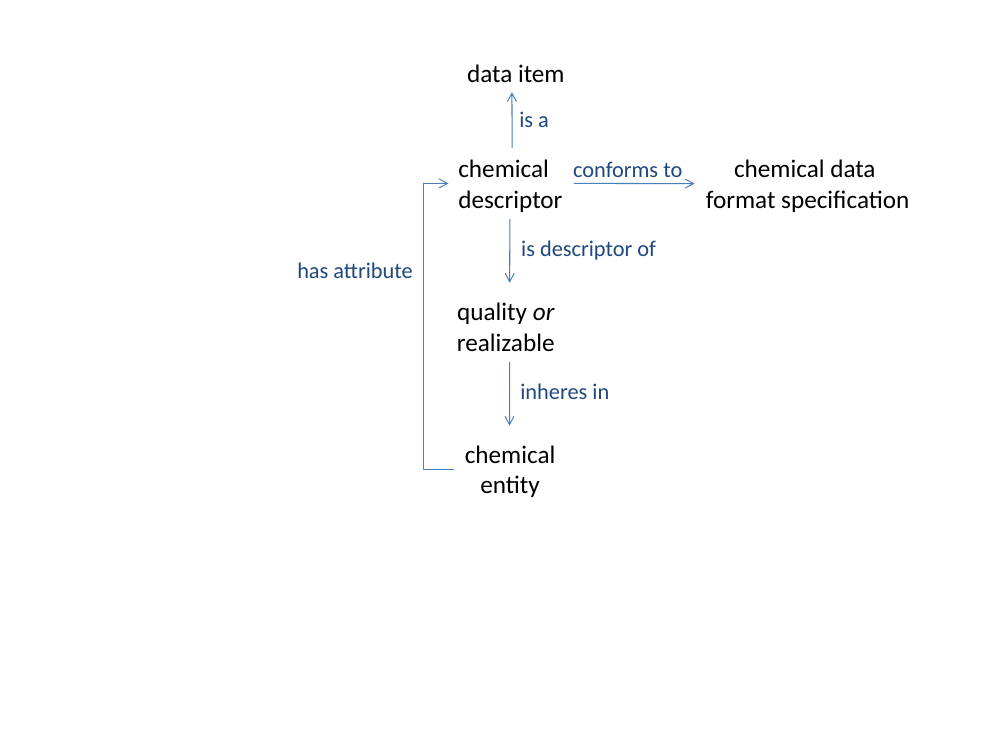
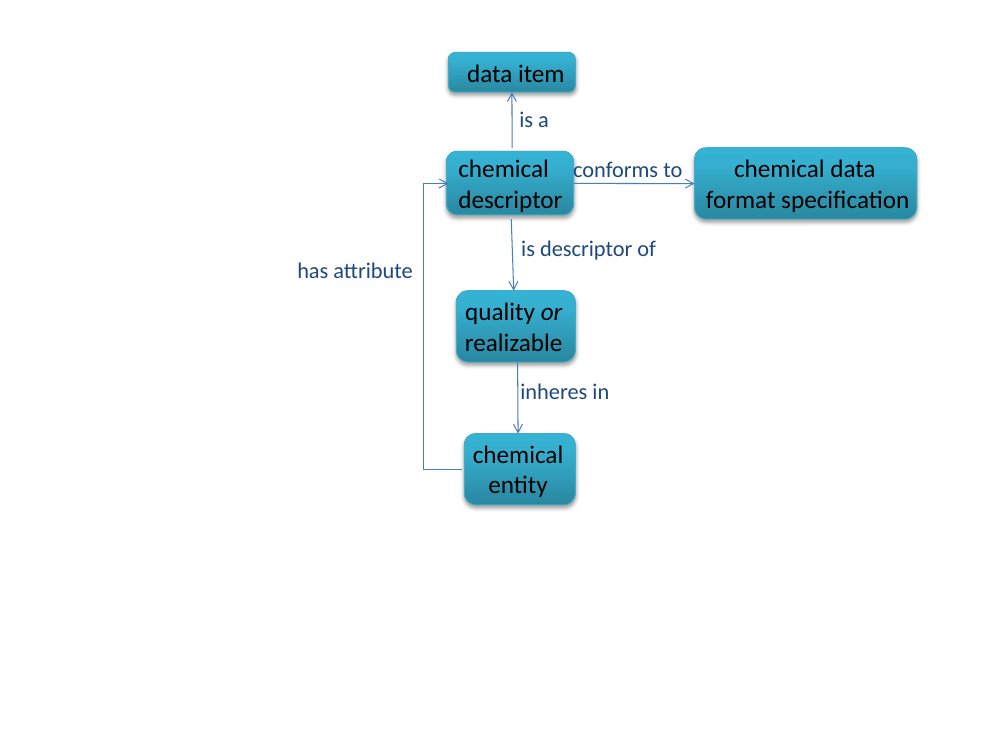
Before and after one commit to semanticchemistry/semanticchemistry, a slide deck: slide 1 of trunk/documentation/images/diagrams.pptx. Drawn at 1008x756 pixels with LibreOffice and Linux fonts; fonts in the diff are those of the drawing. Boxes give left, top, right and bottom in pixels: in the first picture for what was removed or moved away, otherwise in the second. Text is boxed around its words. In the diff, an @@ line names an element or a change of style, - is before the commit and + after.

```diff
--- a/trunk/documentation/images/diagrams.pptx
+++ b/trunk/documentation/images/diagrams.pptx
@@ rounded rectangle added at (x1=449, y1=52, x2=576, y2=92), fill gradient #2A88A2 to #37B1D2 to #34B4D6, outline #46AAC5 0.75 pt @@
@@ rounded rectangle added at (x1=695, y1=148, x2=916, y2=220), fill gradient #2A88A2 to #37B1D2 to #34B4D6, outline #46AAC5 0.75 pt @@
@@ rounded rectangle added at (x1=447, y1=151, x2=574, y2=215), fill gradient #2A88A2 to #37B1D2 to #34B4D6, outline #46AAC5 0.75 pt @@
@@ elbow arrow moved from (455, 469) - (449, 183) to (462, 469) - (449, 183) @@
@@ arrow moved from (510, 220) - (510, 283) to (511, 219) - (514, 290) @@
@@ text "quality or" moved from (x1=457, y1=302, x2=555, y2=351) to (x1=465, y1=302, x2=563, y2=351) @@
@@ rounded rectangle added at (x1=457, y1=290, x2=576, y2=362), fill gradient #2A88A2 to #37B1D2 to #34B4D6, outline #46AAC5 0.75 pt @@
@@ arrow moved from (510, 362) - (509, 425) to (518, 362) - (518, 433) @@
@@ text "chemical" moved from (x1=465, y1=445, x2=556, y2=497) to (x1=473, y1=445, x2=564, y2=497) @@
@@ rounded rectangle added at (x1=465, y1=433, x2=576, y2=505), fill gradient #2A88A2 to #37B1D2 to #34B4D6, outline #46AAC5 0.75 pt @@
```
Also in this commit, not shown: 3 other slides changed.
